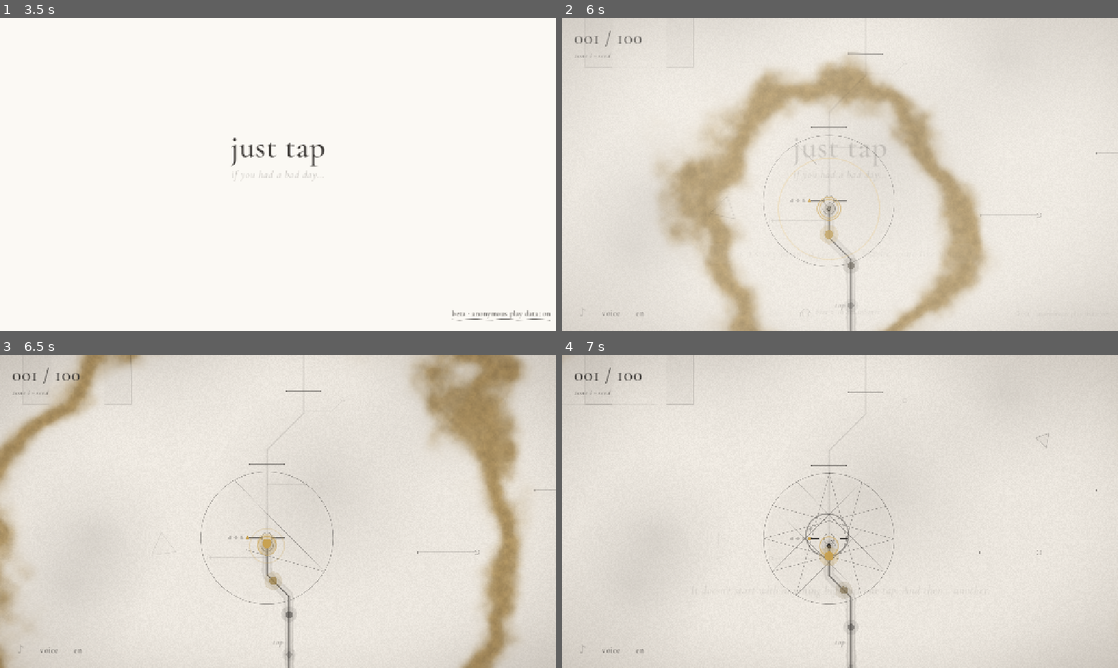
Above: before the commit, frames 1-4 (two rows, left to right).
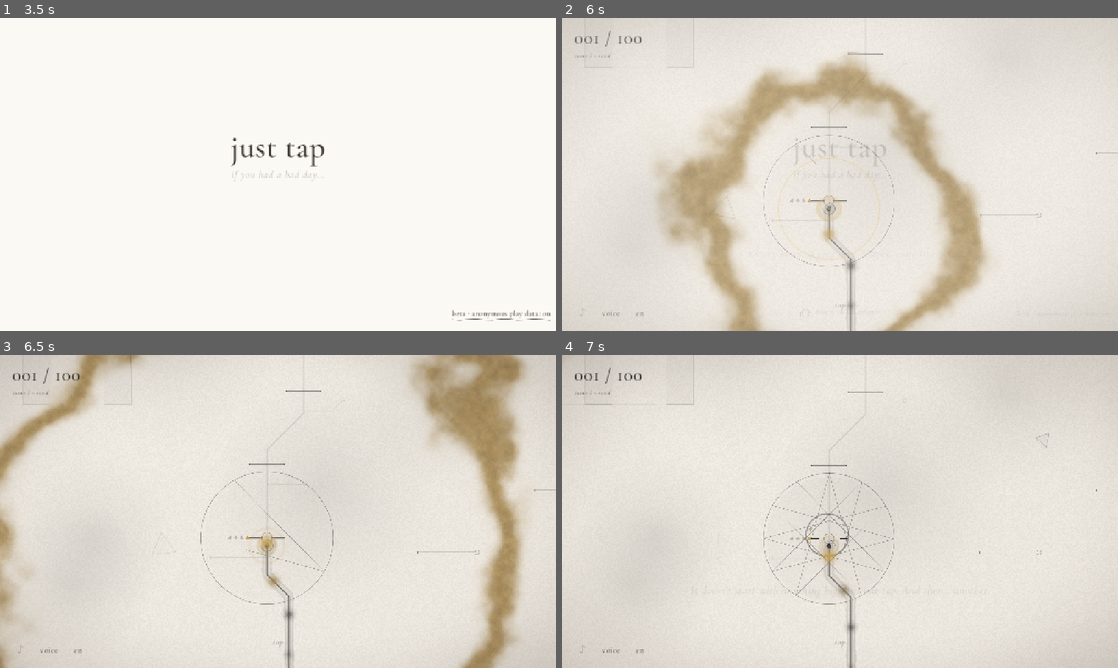
Above: after the commit, the same moments.

Repository: pablopalma/just-tap-repository
Game: Godot game, scene res://tools/trailer.tscn
Two runs of this game, one before a commit and one after it. Both use one fixed random seed, a clock stepped at 60 frames per second and the inputs below. This scene is started directly instead of the project's main scene. Sound files missing from this copy of the repository are replaced by a short silence.
Inputs (mouse positions are in pixels of both pictures, inside the frame that each line leads up to):
- Up to frame 1 (3.5 s): click "beta · anonymous play data: on" at 0.5 s; click "beta · anonymous play data: o…" at 1.25 s; click "beta · anonymous play data: on" at 2 s; click "beta · anonymous play data: o…" at 2.75 s
- Up to frame 2 (6 s): tap Enter (ui_accept) at 3.5, 3.77, 4.07, 4.25, 4.52, 4.82 s; move the mouse to (962, 158) at 3.52 s; hold Right (ui_right) 3.53-4.28 s; hold Space 3.53-4.28 s; click (962, 158) at 3.67 s; move the mouse to (728, 190) at 4.27 s; hold Down (ui_down) 4.28-5 s; tap 1 at 4.35 s; click "♪" at 5 s; move the mouse to (895, 105) at 5.77 s; hold Right (ui_right) from 5.78 s (still down); hold Space from 5.78 s (still down)
- Up to frame 3 (6.5 s): keep holding Right (ui_right); keep holding Space
- Up to frame 4 (7 s): move the mouse to (812, 574) at 6.52 s; release Right (ui_right) at 6.53 s; release Space at 6.53 s; hold Up (ui_up) from 6.53 s (still down); tap 1 at 6.6 s; click (812, 574) at 6.67 s; tap Enter (ui_accept) at 6.77 s

Frame 1 is identical in both runs. In frame 2, 0.1% of the frame differs, in the area x 45-53%, y 57-93%; in frame 3, less than 0.1%; in frame 4, less than 0.1%.

Commit message:
Frases: las notas y sus aros, difuminados
Las notas son gotas de luz sin borde duro y los aros (donde caen, al
acertar, al mantener) se desvanecen hacia adentro y hacia afuera.

Co-Authored-By: Claude Opus 5.5 <noreply@anthropic.com>

Diff:
--- a/scripts/world/phrase_line.gd
+++ b/scripts/world/phrase_line.gd
@@ -407,7 +407,7 @@
 	var now := _now()
 	var light: Vector2 = tip.position
 	# where the notes land
-	draw_arc(light, 19.0, 0.0, TAU, 40, Color(gold, 0.6), 2.2, true)
+	_soft_ring(light, 19.0, gold, 0.5, 7.0)
 	for pass_from in [_start, _start + _length()]:
 		for n in _notes(pass_from):
 			var ahead: float = n[0] - now
@@ -433,23 +433,40 @@
 					continue
 			var r := lerpf(5.0, 9.5, 1.0 - clampf(ahead / m.ahead, 0.0, 1.0))
 			var col := ink.lerp(gold, smoothstep(2.0, 0.3, ahead))
-			draw_circle(p, r * 2.2, Color(col, 0.25 * a))
-			draw_circle(p, r, Color(col, a))
+			_soft_dot(p, r, col, a)
 	if _holding >= 0.0:
 		var pulse := 0.5 + 0.5 * sin(_t * 18.0)
 		for i in 5:
 			var k := i / 4.0
 			draw_circle(light, lerpf(70.0, 18.0, k) * (1.0 + 0.1 * pulse), Color(Palette.GOLD.lightened(0.4), 0.05 + 0.1 * k))
-		draw_arc(light, 24.0 + 4.0 * pulse, 0.0, TAU, 48, Color(gold, 0.9), 2.5, true)
+		_soft_ring(light, 24.0 + 4.0 * pulse, gold, 0.8, 8.0)
 	for sp in _sparks:
 		var k: float = sp.t / sp.life
 		draw_circle(sp.p, lerpf(2.6, 0.8, k), Color(1.0, 0.95, 0.75, 1.0 - k))
 	for r in _rings:
 		var k: float = r.t / 1.0
-		draw_arc(light, lerpf(12.0, 36.0, 1.0 - pow(1.0 - k, 3.0)), 0.0, TAU, 40, Color(gold, 0.8 * (1.0 - k)), 2.0, true)
+		_soft_ring(light, lerpf(12.0, 36.0, 1.0 - pow(1.0 - k, 3.0)), gold, 0.7 * (1.0 - k), 8.0)
 	# how many notes the phrase needs: dots across the line, beside the barrier
 	var gate := path.gate_pos(GameState.stage)
 	var g_len := path.gate_len(GameState.stage)
 	var side := (path.pos_at(g_len) - path.pos_at(g_len - 8.0)).normalized().orthogonal()
 	for j in _need:
 		draw_circle(gate + side * (40.0 + j * 12.0), 3.6, Color(gold) if j < _hits else Color(ink, 0.25))
+
+
+## A ring with no hard edge: thin arcs stacked across its width, strongest in the middle, fading out
+## on both sides, like light bleeding into the paper.
+func _soft_ring(c: Vector2, r: float, col: Color, a: float, width: float) -> void:
+	var steps := 7
+	for i in steps:
+		var u := (i / float(steps - 1)) * 2.0 - 1.0   # -1 inside .. 1 outside
+		var k := exp(-u * u * 2.6)
+		draw_arc(c, r + u * width * 0.5, 0.0, TAU, 48, Color(col, a * k * 0.45), width / steps * 1.6, true)
+
+
+## A note as a soft drop of light: its glow fading out, its core with no hard edge.
+func _soft_dot(p: Vector2, r: float, col: Color, a: float) -> void:
+	var steps := 6
+	for i in steps:
+		var k := i / float(steps - 1)   # 0 outermost .. 1 the core
+		draw_circle(p, lerpf(r * 2.4, r * 0.55, k), Color(col, a * lerpf(0.06, 0.55, k * k)))
